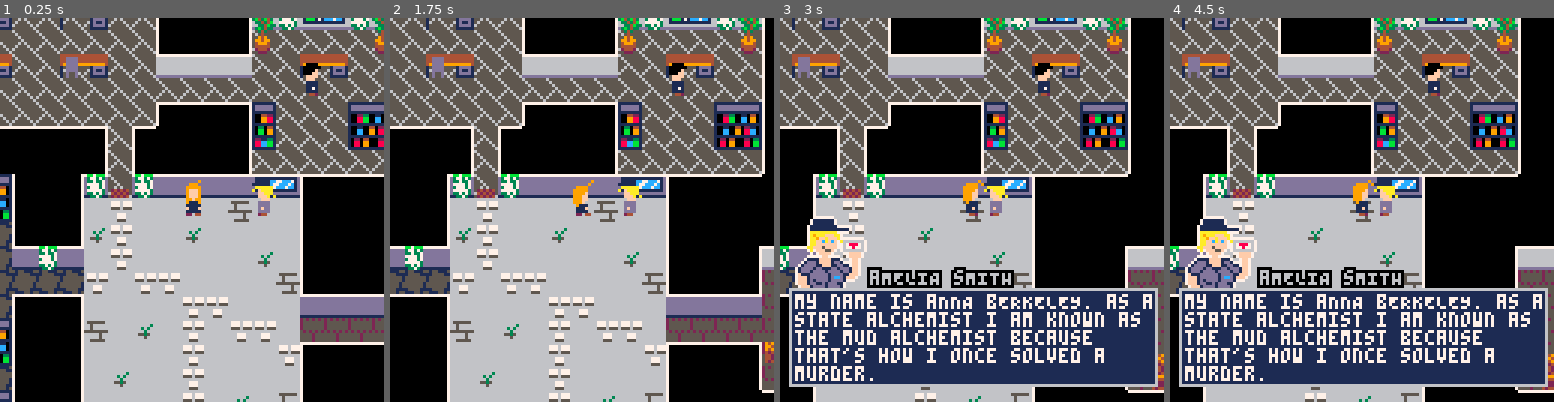
Above: before the commit, frames 1-4 (left to right).
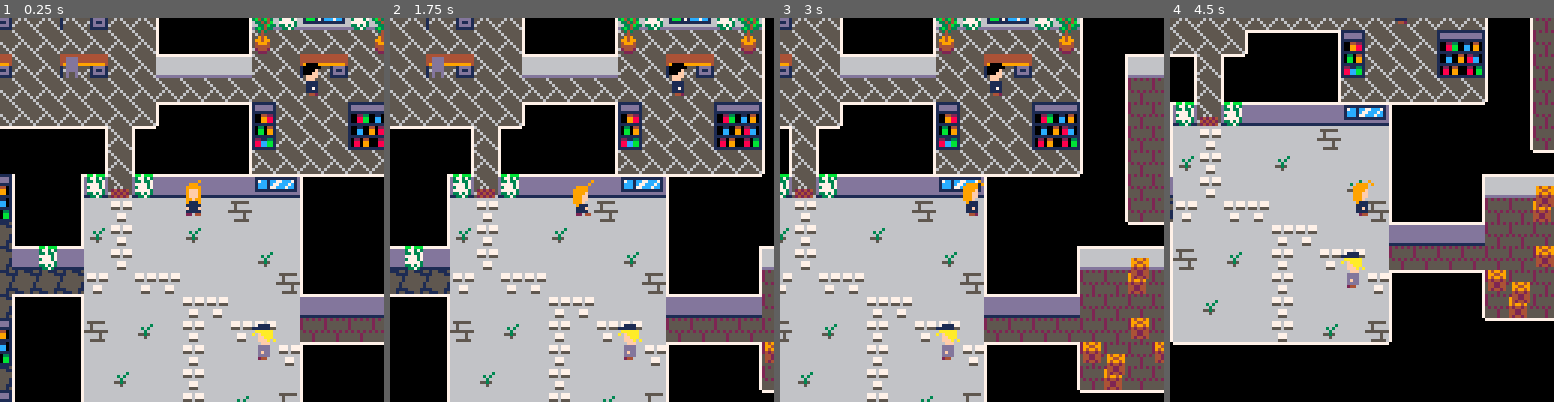
Above: after the commit, the same moments.

Repository: cpiod/mystery-in-amestris
Game: PICO-8 cartridge santa.p8
Two runs of this game, one before a commit and one after it. Both use one fixed random seed, a clock stepped at 60 frames per second and the inputs below.
Inputs:
- Up to frame 1 (0.25 s): no input
- Up to frame 2 (1.75 s): tap O (Z key) at 0.7, 1.7 s; hold Right from 1.6 s (still down)
- Up to frame 3 (3 s): release Right at 2.1 s; tap O (Z key) at 2.1, 2.5, 2.9 s; hold Up 2.15-2.42 s; hold Right from 2.47 s (still down)
- Up to frame 4 (4.5 s): release Right at 3.03 s; hold Left 3.08-3.58 s; tap O (Z key) at 3.3, 3.7, 4.1 s; hold Down 3.63-3.97 s; hold Right from 4.02 s (still down)

The runs differ from the first frame. In frame 1, 0.6% of the frame differs, in the area x 65-72%, y 42-90%; in frame 2, 0.6%; in frame 3, 62%; in frame 4, 81%, in the area x 0-100%, y 0-100%.

Commit message:
Bugfix scrolling

Diff:
--- a/santa.p8
+++ b/santa.p8
@@ -69,7 +69,7 @@
 
  -- npc
  {id=1,x=34,y=9},
- {id=2,x=32,y=14,f=true},
+ {id=2,x=32,y=20,f=true},
 -- {id=4,x=5,y=6},
 
  -- tree
@@ -187,7 +187,8 @@
 end
 
 function prt_dial()
- local i=cnt(d)
+ local i_d=cnt(d)
+ local i=i_d
  for t in all(a) do
   i+=cnt(t)
  end
@@ -209,19 +210,20 @@
  rect(3+camx,24+camy+deltay,125+camx,maxy+camy+24+deltay,6)
 
  -- text
- cursor(5+camx,26+camy+deltay,7)
- print(d)
-
+ local x=5+camx
+ local y=26+camy+deltay
+ print(d,x,y,7)
+ y+=(i_d+2)*6
  -- answers
- if(#a>0) print("") -- empty line
  for i=1,#a do
   if i==slct then
    color(12)
-   print(">"..a[i])
+   print(">"..a[i],x,y)
   else
    color(13)
-   print(" "..a[i])
+   print(" "..a[i],x,y)
   end
+  y+=6+6*cnt(a[i])
  end
 end
 
